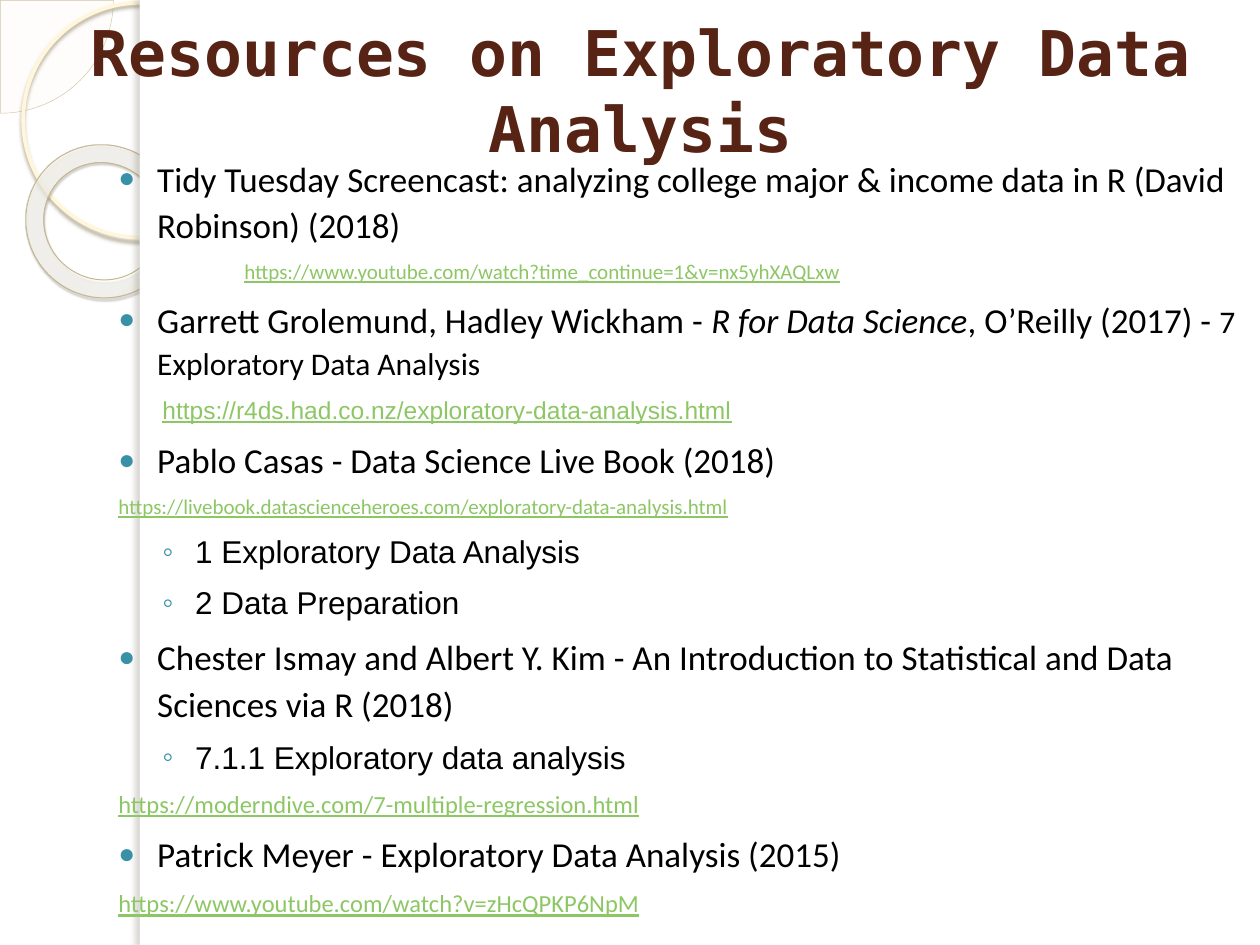
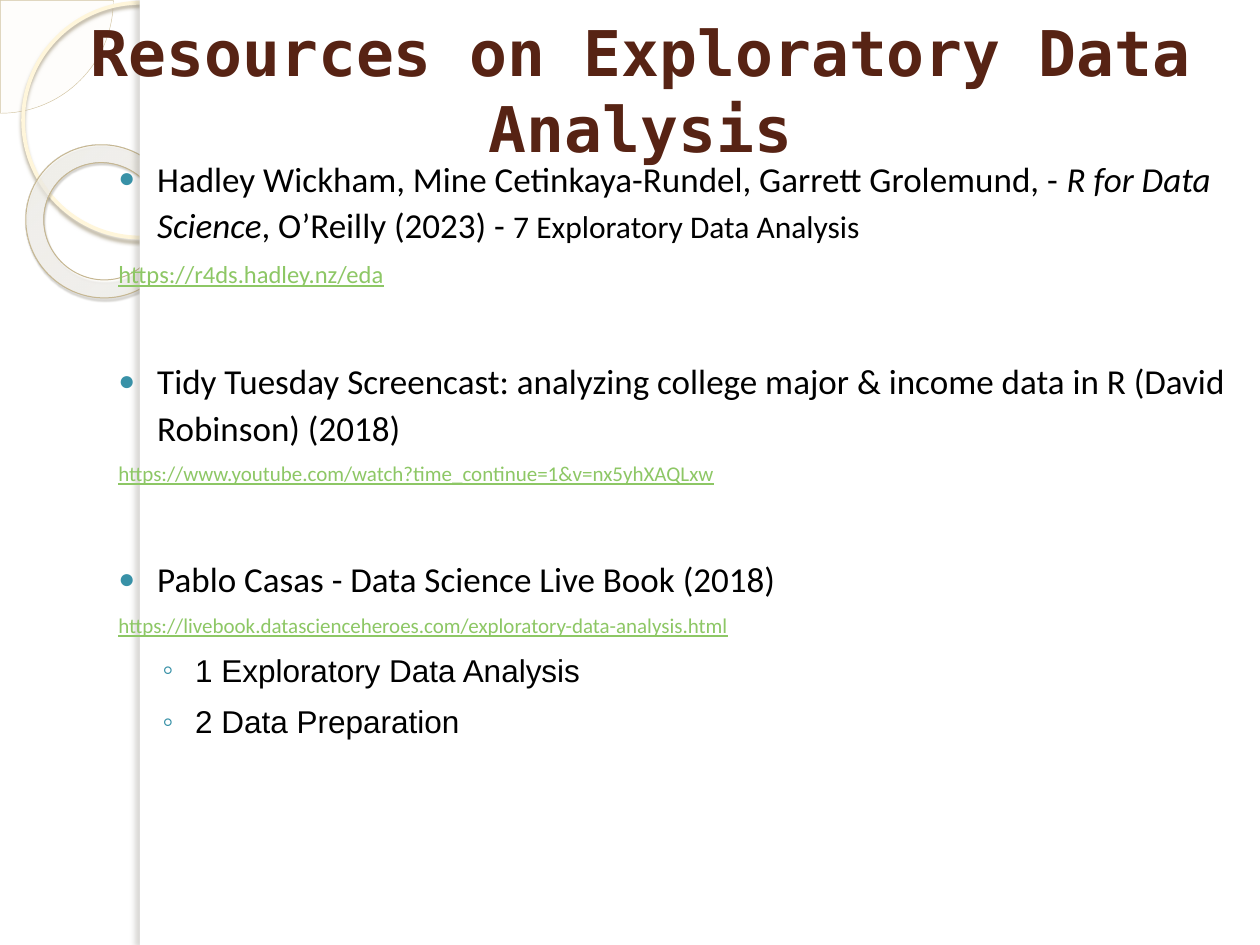
Before and after one commit to marinfotache/Data-Processing-Analysis-Science-with-R, a slide deck: slide 13 of 09 Exploratory Data Analysis/09 Exploratory Data Analysis.pptx. Drawn at 1260x945 pixels with LibreOffice and Linux fonts; fonts in the diff are those of the drawing; background and template pictures are left out. Boxes give left, top, right and bottom in pixels: in the first picture for what was removed or moved away, otherwise in the second. Text is boxed around its words. In the diff, an @@ line names an element or a change of style, - is before the commit and + after.

```diff
--- a/09 Exploratory Data Analysis/09 Exploratory Data Analysis.pptx
+++ b/09 Exploratory Data Analysis/09 Exploratory Data Analysis.pptx
@@ text at <box>118,163,1211,289</box>: paragraphs added @@
+● Hadley Wickham, Mine Cetinkaya-Rundel, Garrett Grolemund, - R for Data Science, O’Reilly (2023) - 7 Exploratory Data Analysis
+https://r4ds.hadley.nz/eda
@@ text at <box>157,307,1235,424</box>: paragraphs removed @@
-● Garrett Grolemund, Hadley Wickham - R for Data Science, O’Reilly (2017) - 7 Exploratory Data Analysis
-  https://r4ds.had.co.nz/exploratory-data-analysis.html
@@ text at <box>118,645,1173,917</box>: paragraphs removed @@
-● Chester Ismay and Albert Y. Kim - An Introduction to Statistical and Data Sciences via R (2018)
-  ◦ 7.1.1 Exploratory data analysis
-  https://moderndive.com/7-multiple-regression.html
-● Patrick Meyer - Exploratory Data Analysis (2015)
-  https://www.youtube.com/watch?v=zHcQPKP6NpM
```
Also in this commit, not shown: 1 other slide changed.
